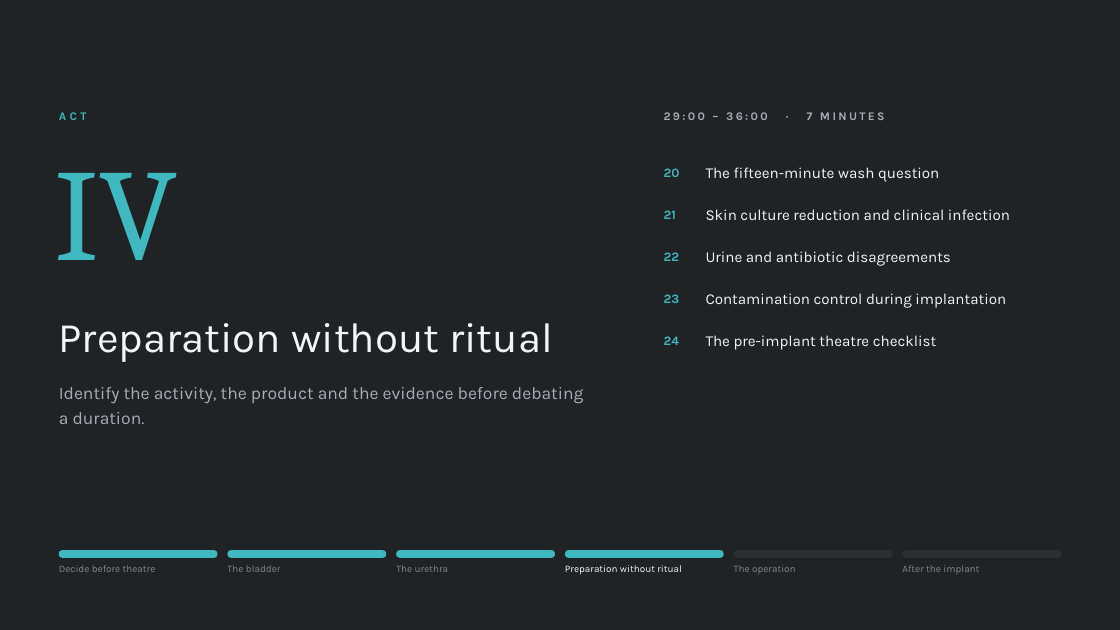
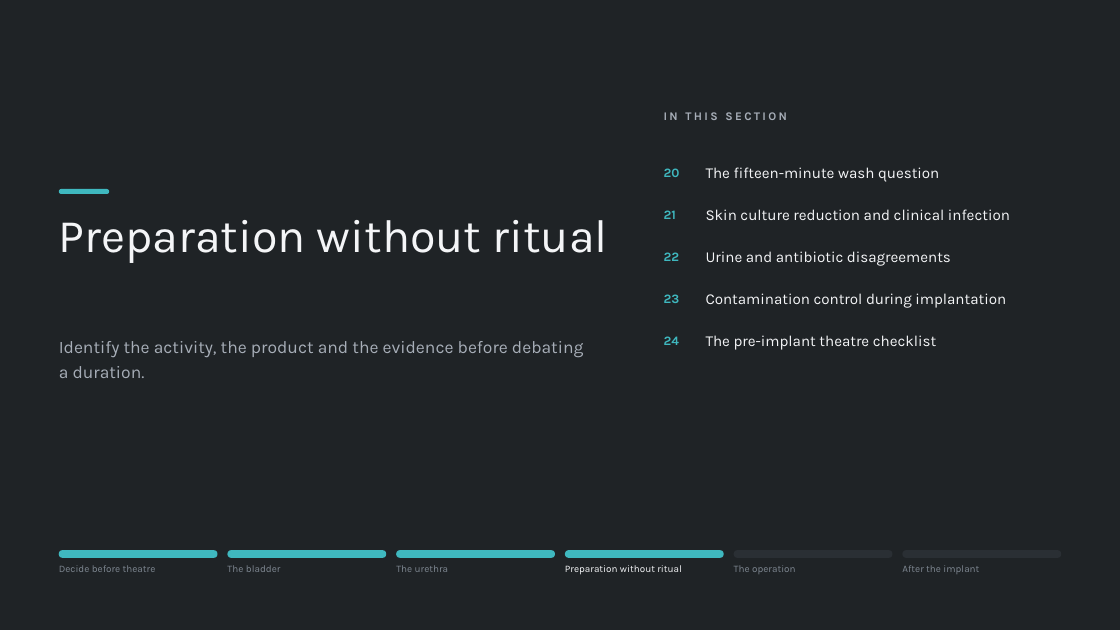
Before and after one commit to nityjr-ctrl/aus-presentation, a slide deck: slide 24 of presentation/AUS-teaching-deck.pptx. Drawn at 1120x630 pixels with LibreOffice and Linux fonts; fonts in the diff are those of the drawing. Boxes give left, top, right and bottom in pixels: in the first picture for what was removed or moved away, otherwise in the second. Text is boxed around its words. In the diff, an @@ line names an element or a change of style, - is before the commit and + after.

```diff
--- a/presentation/AUS-teaching-deck.pptx
+++ b/presentation/AUS-teaching-deck.pptx
@@ text removed at bbox=[59, 112, 87, 120] @@
-ACT
@@ text at bbox=[664, 112, 787, 120]: text changed @@
-29:00 – 36:00 · 7 MINUTES
+IN THIS SECTION
@@ text removed at bbox=[55, 173, 178, 260] @@
-IV
@@ text "Preparation without ritual": place and size @@
-text "Preparation without ritual" at bbox=[59, 323, 553, 362]
+text "Preparation without ritual" at bbox=[59, 220, 608, 263]
@@ text "Preparation without ritual" at bbox=[59, 220, 608, 263]: size 36 to 40 pt; vertical alignment middle to top @@
@@ rounded rectangle added at bbox=[59, 189, 109, 194], fill #3FB8BF @@
@@ text "Identify the activity, the product ...": place and size @@
-text "Identify the activity, the product ..." at bbox=[59, 387, 583, 424]
+text "Identify the activity, the product ..." at bbox=[59, 341, 583, 378]
```
Also in this commit, not shown: 50 other slides changed, 10 other files.
